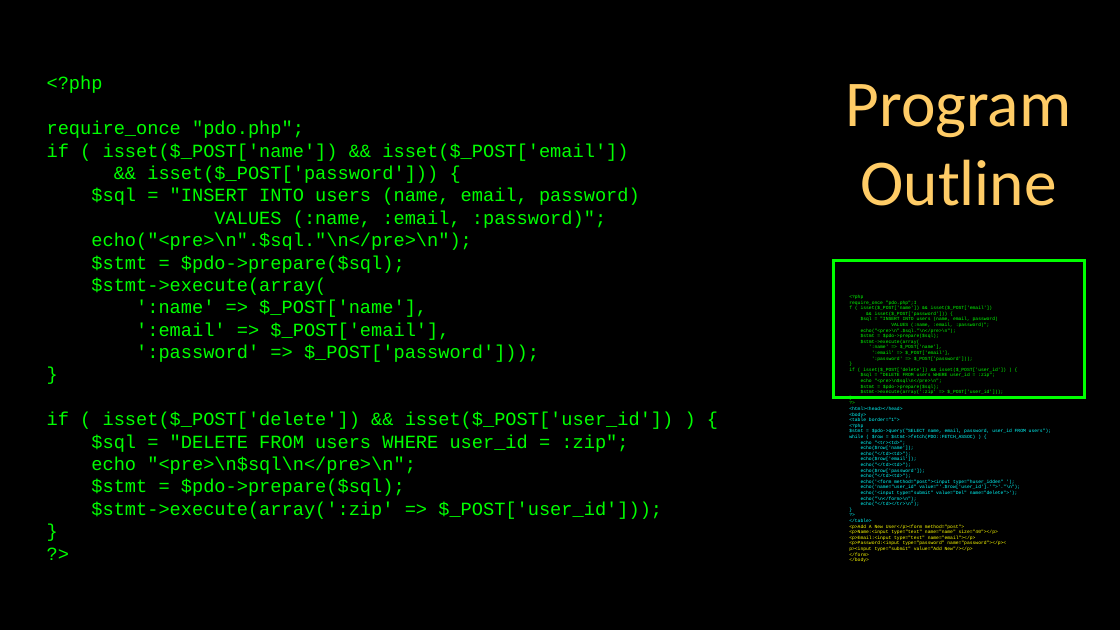
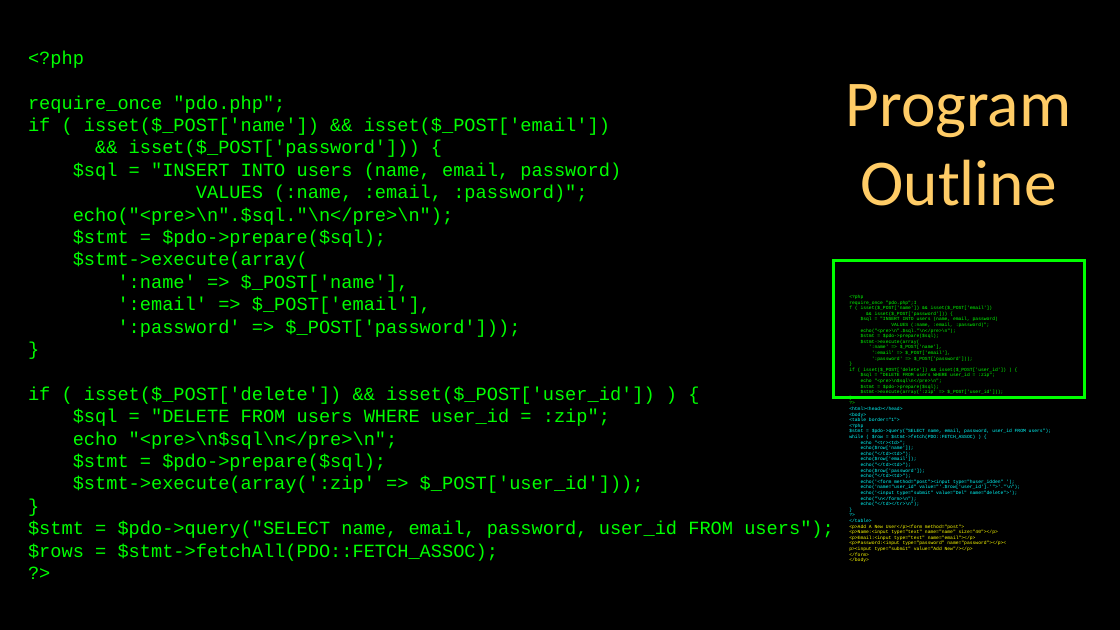
Before and after one commit to csev/wa4e, a slide deck: slide 26 of lectures/PHP-06-MySQL-PDO.ppt. Drawn at 1120x630 pixels with LibreOffice and Linux fonts; fonts in the diff are those of the drawing. Boxes give left, top, right and bottom in pixels: in the first picture for what was removed or moved away, otherwise in the second. Text is boxed around its words. In the diff, an @@ line names an element or a change of style, - is before the commit and + after.

Commit message:
Use fetchAll instead of a while loop.

```diff
--- a/lectures/PHP-06-MySQL-PDO.ppt
+++ b/lectures/PHP-06-MySQL-PDO.ppt
@@ text "<?php": place and size @@
-text "<?php" at box(47, 76, 674, 519)
+text "<?php" at box(28, 51, 834, 561)
@@ text at box(28, 521, 834, 561): paragraphs added @@
+$stmt = $pdo->query("SELECT name, email, password, user_id FROM users");
+$rows = $stmt->fetchAll(PDO::FETCH_ASSOC);
```
Also in this commit, not shown: 6 other slides changed, 5 other files.
